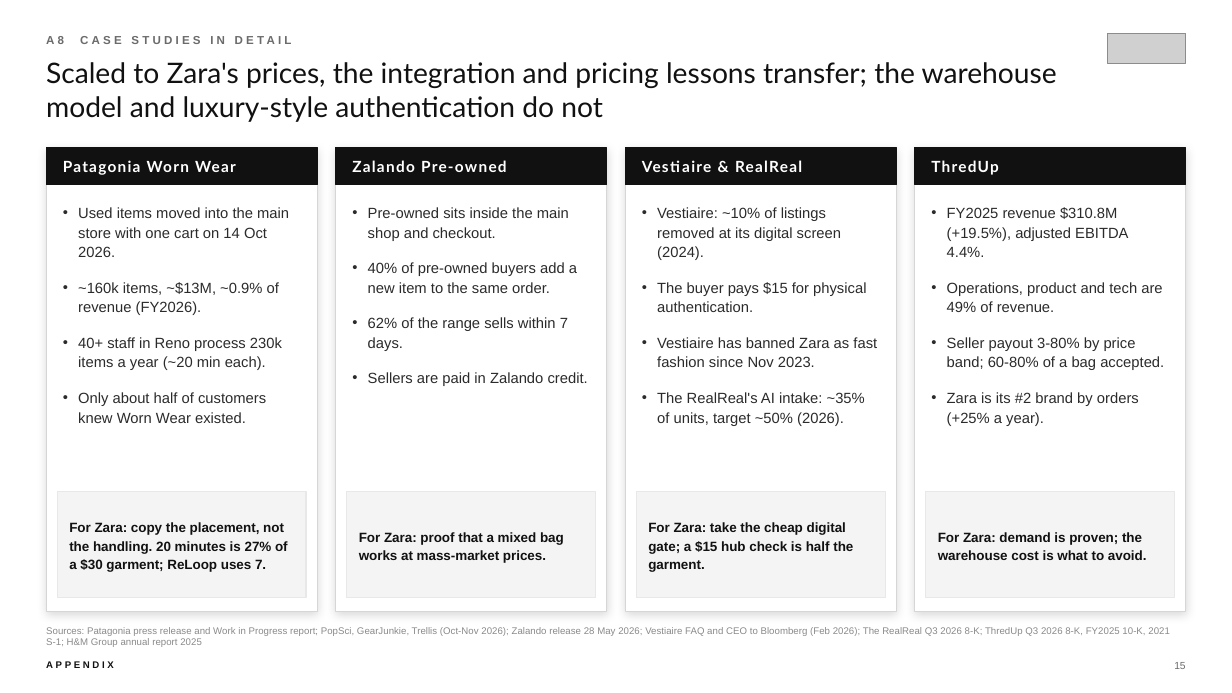
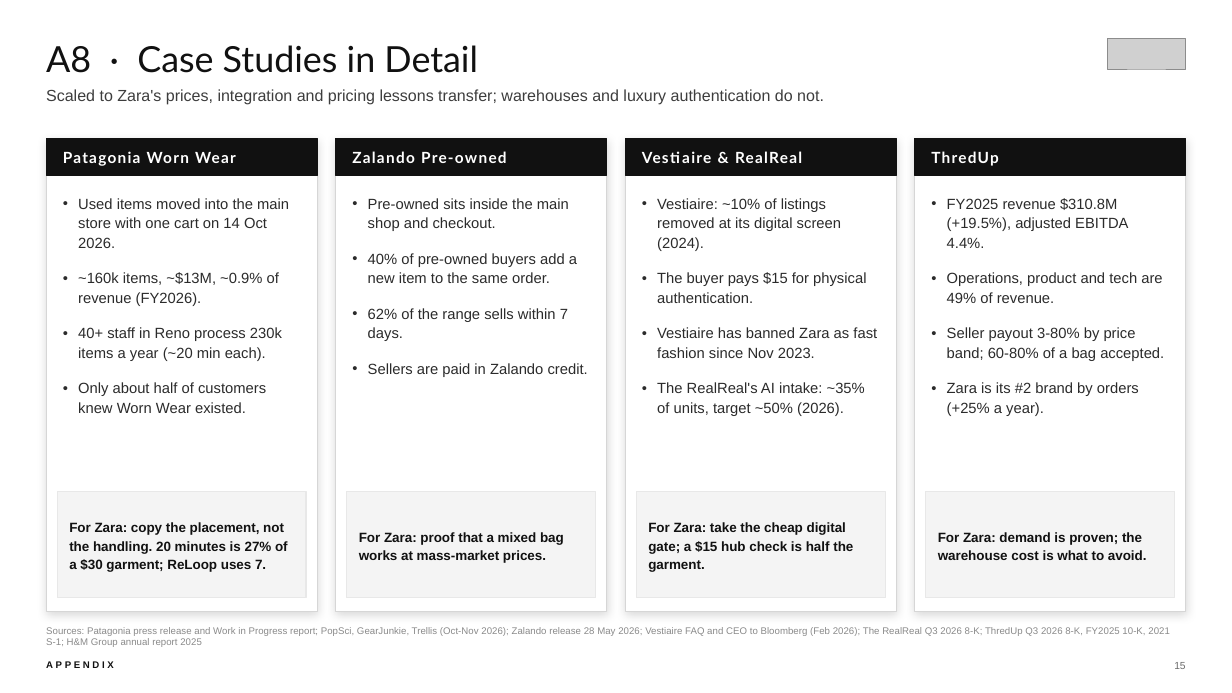
Before and after one commit to aryaKanna09/sparta-state-engine, a slide deck: slide 15 of zara-case-mockup/deck/ZARA_ReLoop_Deck.pptx. Drawn at 1232x693 pixels with LibreOffice and Linux fonts; fonts in the diff are those of the drawing; grey boxes stand for pictures. Boxes give left, top, right and bottom in pixels: in the first picture for what was removed or moved away, otherwise in the second. Text is boxed around its words. In the diff, an @@ line names an element or a change of style, - is before the commit and + after.

```diff
--- a/zara-case-mockup/deck/ZARA_ReLoop_Deck.pptx
+++ b/zara-case-mockup/deck/ZARA_ReLoop_Deck.pptx
@@ text "A8 · Case Studies in ..." at (x1=46, y1=45, x2=478, y2=73): vertical alignment top to bottom @@
@@ text at (x1=46, y1=45, x2=478, y2=73): text changed; size 9 to 28 pt; font Arial to Lato; text colour #6B6B6B to #111111; bold off @@
-A8 CASE STUDIES IN DETAIL
+A8 · Case Studies in Detail
@@ picture moved from (x1=1107, y1=33, x2=1186, y2=64) to (x1=1107, y1=39, x2=1186, y2=69) @@
@@ text at (x1=46, y1=89, x2=824, y2=105): text changed; size 22 to 12.5 pt; font Lato to Arial; text colour #111111 to #3D3D3D @@
-Scaled to Zara's prices, the integration and pricing lessons transfer; the warehouse model and luxury-style authentication do not
+Scaled to Zara's prices, integration and pricing lessons transfer; warehouses and luxury authentication do not.
@@ rectangle resized from (x1=46, y1=148, x2=317, y2=612) to (x1=46, y1=139, x2=317, y2=612) @@
@@ rectangle resized from (x1=335, y1=148, x2=606, y2=612) to (x1=335, y1=139, x2=606, y2=612) @@
@@ rectangle resized from (x1=626, y1=148, x2=897, y2=612) to (x1=626, y1=139, x2=897, y2=612) @@
@@ 8 texts, 4 rectangles moved together from (x1=46, y1=148, x2=1186, y2=426) to (x1=46, y1=139, x2=1186, y2=416) @@
@@ rectangle resized from (x1=915, y1=148, x2=1186, y2=612) to (x1=915, y1=139, x2=1186, y2=612) @@
```
Also in this commit, not shown: 17 other slides changed, 3 other files.
